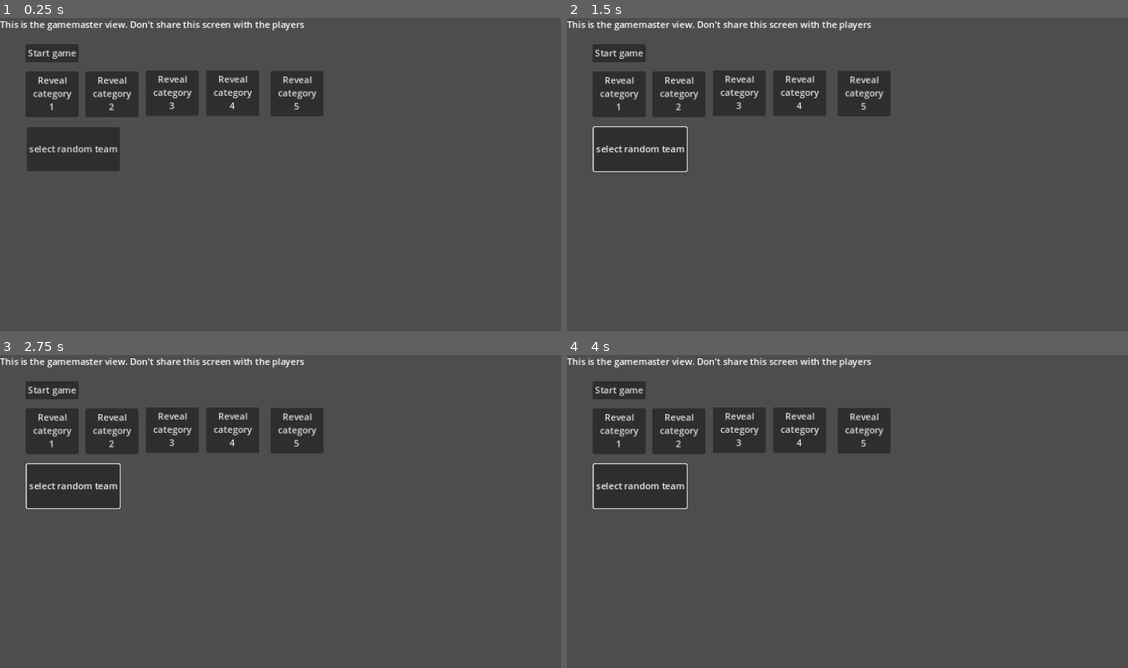
Above: before the commit, frames 1-4 (two rows, left to right).
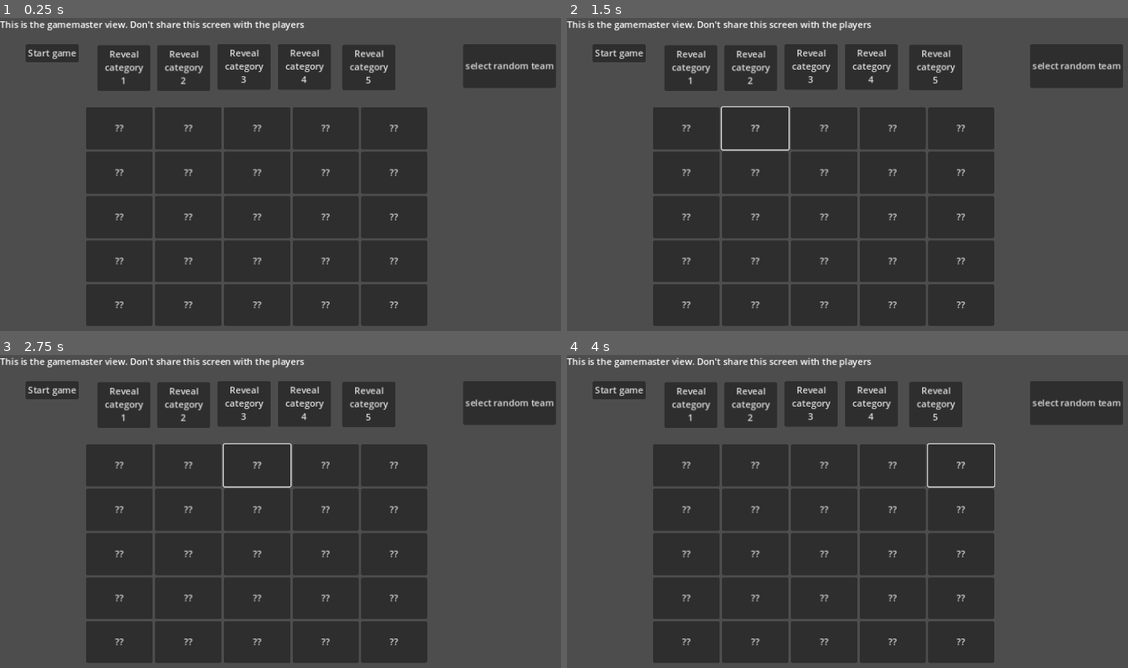
Above: after the commit, the same moments.

Repository: karel1980/jeopardy
Game: Godot game, scene res://main.tscn
Two runs of this game, one before a commit and one after it. Both use one fixed random seed, a clock stepped at 60 frames per second and the inputs below.
Inputs (mouse positions are in pixels of both pictures, inside the frame that each line leads up to):
- Up to frame 1 (0.25 s): no input
- Up to frame 2 (1.5 s): click (684, 127) at 0.5 s, where only the run after the commit has a clickable "??"; click (757, 127) at 1.25 s, where only the run after the commit has a clickable "??"
- Up to frame 3 (2.75 s): click (258, 464) at 2 s, where only the run after the commit has a clickable "??"
- Up to frame 4 (4 s): click (892, 464) at 2.75 s, where only the run after the commit has a clickable "??"; click (959, 464) at 3.5 s, where only the run after the commit has a clickable "??"

The runs differ from the first frame. In frame 1, 49% of the frame differs, in the area x 4-100%, y 8-99%; in frame 2, 49%; in frame 3, 49%; in frame 4, 49%.
Error before the commit: Cannot call method 'get_as_text' on a null value. (res://main.gd:6)
Error after the commit: Cannot call method 'get_as_text' on a null value. (res://main.gd:7)

Commit message:
Allow game host to pick a question
Not done yet: assign score for selected question to a team

Diff:
--- a/frontend/main.gd
+++ b/frontend/main.gd
@@ -2,6 +2,7 @@
 
 var playerview_scene = preload('res://playerview.tscn')
 var playerview
+@onready var questions := $questions
 
 var data = JSON.parse_string(FileAccess.open("../jeopardy.json", FileAccess.READ).get_as_text())
 
@@ -23,6 +24,22 @@
 
 	playerwin.content_scale_aspect = Window.CONTENT_SCALE_ASPECT_KEEP
 
+	for cat in range(5):
+		for q in range(5):
+			questions.add_child(create_question_button(cat, q))
+
+func create_question_button(cat, q):
+	var btn = Button.new()
+	btn.size_flags_horizontal = Control.SIZE_EXPAND_FILL
+	btn.size_flags_vertical = Control.SIZE_EXPAND_FILL
+	btn.text = "??"
+	btn.pressed.connect(Callable(self, "show_question").bind(cat, q))
+	#btn.pressed.connect(self.show_question)
+	return btn
+
+func show_question(cat_idx, question_idx):
+	playerview.show_question(cat_idx, question_idx)
+
 func _process(_delta: float) -> void:
 	pass
 
--- a/frontend/main.tscn
+++ b/frontend/main.tscn
@@ -19,56 +19,63 @@
 "
 
 [node name="reveal_cat_0" type="Button" parent="."]
-offset_left = 45.0
-offset_top = 94.0
-offset_right = 138.0
+offset_left = 171.0
+offset_top = 48.0
+offset_right = 264.0
 offset_bottom = 125.0
 text = "Reveal
 category
 1"
 
 [node name="reveal_cat_1" type="Button" parent="."]
-offset_left = 150.0
-offset_top = 94.0
-offset_right = 243.0
-offset_bottom = 171.0
+offset_left = 276.0
+offset_top = 48.0
+offset_right = 369.0
+offset_bottom = 125.0
 text = "Reveal
 category
 2"
 
 [node name="reveal_cat_2" type="Button" parent="."]
-offset_left = 256.0
-offset_top = 92.0
-offset_right = 349.0
-offset_bottom = 169.0
+offset_left = 382.0
+offset_top = 46.0
+offset_right = 475.0
+offset_bottom = 123.0
 text = "Reveal
 category
 3"
 
 [node name="reveal_cat_3" type="Button" parent="."]
-offset_left = 362.0
-offset_top = 92.0
-offset_right = 455.0
-offset_bottom = 169.0
+offset_left = 488.0
+offset_top = 46.0
+offset_right = 581.0
+offset_bottom = 123.0
 text = "Reveal
 category
 4"
 
 [node name="reveal_cat_4" type="Button" parent="."]
-offset_left = 475.0
-offset_top = 93.0
-offset_right = 568.0
-offset_bottom = 170.0
+offset_left = 601.0
+offset_top = 47.0
+offset_right = 694.0
+offset_bottom = 124.0
 text = "Reveal
 category
 5"
 
 [node name="random_team" type="Button" parent="."]
-offset_left = 47.0
-offset_top = 192.0
-offset_right = 140.0
-offset_bottom = 269.0
+offset_left = 813.0
+offset_top = 46.0
+offset_right = 976.0
+offset_bottom = 123.0
 text = "select random team"
+
+[node name="questions" type="GridContainer" parent="."]
+offset_left = 151.0
+offset_top = 157.0
+offset_right = 750.0
+offset_bottom = 541.0
+columns = 5
 
 [connection signal="pressed" from="start game" to="." method="_on_start_game_pressed"]
 [connection signal="pressed" from="reveal_cat_0" to="." method="on_reveal_category_pressed" binds= [0]]
--- a/frontend/playerview.gd
+++ b/frontend/playerview.gd
@@ -10,6 +10,9 @@
 
 var scores = [ 0, 0, 0 ]
 var category_buttons = []
+
+var shown_question = []
+var question_btn
 
 var margin = 10
 
@@ -24,7 +27,7 @@
 	questionboard.hide()
 	scoreboard.hide()
 
-func _process(delta: float) -> void:
+func _process(_delta: float) -> void:
 	pass
 
 func init_game(game_data):
@@ -77,8 +80,6 @@
 	style_box.bg_color = Color(.2, .2, 1)
 
 	for cat_i in len(categories):
-		var cat = categories[cat_i]
-
 		var btn = get_category_button(cat_i)
 		btn.text = "???"
 		btn.add_theme_font_size_override("font_size", 20)
@@ -96,11 +97,8 @@
 
 	for point_i in len(question_points):
 		for cat_i in len(categories):
-			var handle_click = func _do_question_clicked():
-				display_question(cat_i, point_i)
 			var btn = get_question_button(cat_i, point_i)
 			btn.text = str(question_points[point_i])
-			btn.pressed.connect(handle_click)
 			btn.add_theme_font_size_override("font_size", 40)
 			fixate_button_color(btn, Color(1,1,0))
 			btn.add_theme_stylebox_override("normal", style_box)
@@ -121,29 +119,41 @@
 	btn.add_theme_color_override("font_hover_color", color)
 	btn.add_theme_color_override("font_pressed_color", color)
 
-func display_question(cat_idx, points_idx):
+func show_question(cat_idx, points_idx):
+	if shown_question:
+		question_btn.queue_free()
+		shown_question = []
+		return
+
 	var orig_btn = get_question_button(cat_idx, points_idx)
 	var btn = orig_btn.duplicate()
+	# TODO: create a nice animation
+	question_btn = btn
+	shown_question = [cat_idx, points_idx]
 	btn.autowrap_mode = TextServer.AUTOWRAP_WORD
 	btn.move_to_front()
+	add_child(btn)
 	fixate_button_color(btn, Color(1,1,1))
+	var sz = get_window().size
 
 	btn.text = categories[cat_idx]["questions"][points_idx]["q"]
 
+	btn.position = Vector2(1, 1)
+	btn.size = sz
+
 	var tween = create_tween()
 	tween.tween_property(btn, "position", Vector2(1,1), 0.7)
-	tween.parallel().tween_property(btn, "scale", Vector2(1, 1), 0.7)
-
-	var state = [0]
-	var update_button = func():
-		if state[0] == 0:
-			btn.text = categories[cat_idx]["questions"][points_idx]["a"]
-		if state[0] == 1:
-			btn.queue_free()
-			orig_btn.text = ""
-			clear_category_if_complete(cat_idx)
-		state[0] += 1
-	btn.pressed.connect(update_button)
+	#
+	#var state = [0]
+	#var update_button = func():
+		#if state[0] == 0:
+			#btn.text = categories[cat_idx]["questions"][points_idx]["a"]
+		#if state[0] == 1:
+			#btn.queue_free()
+			#orig_btn.text = ""
+			#clear_category_if_complete(cat_idx)
+		#state[0] += 1
+	#btn.pressed.connect(update_button)
 
 func clear_category_if_complete(cat_idx):
 	var btn = category_buttons[cat_idx]
